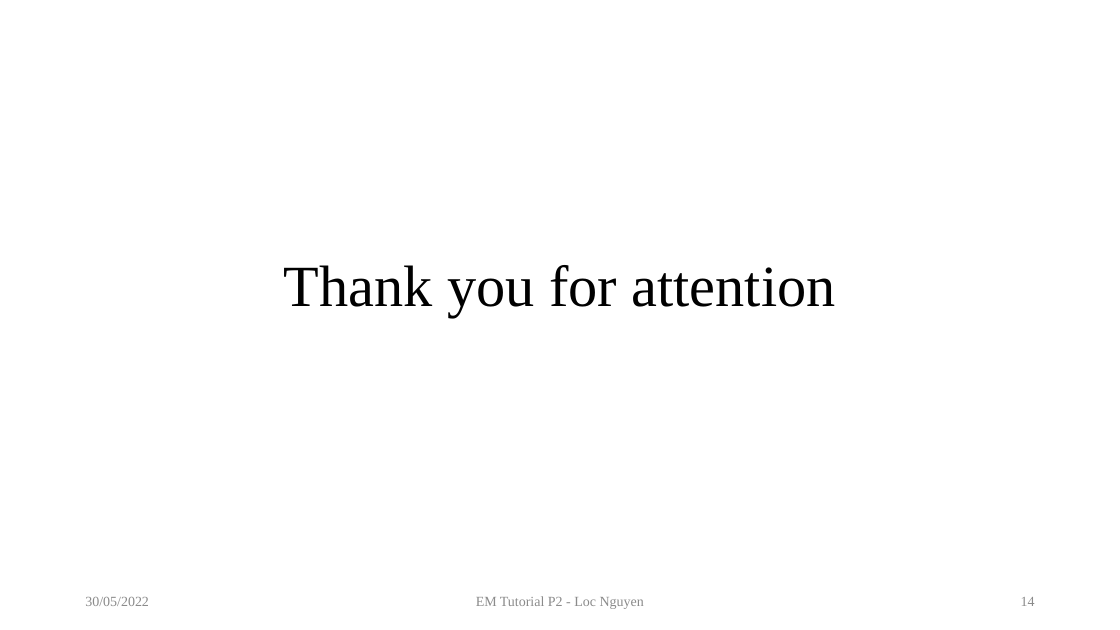
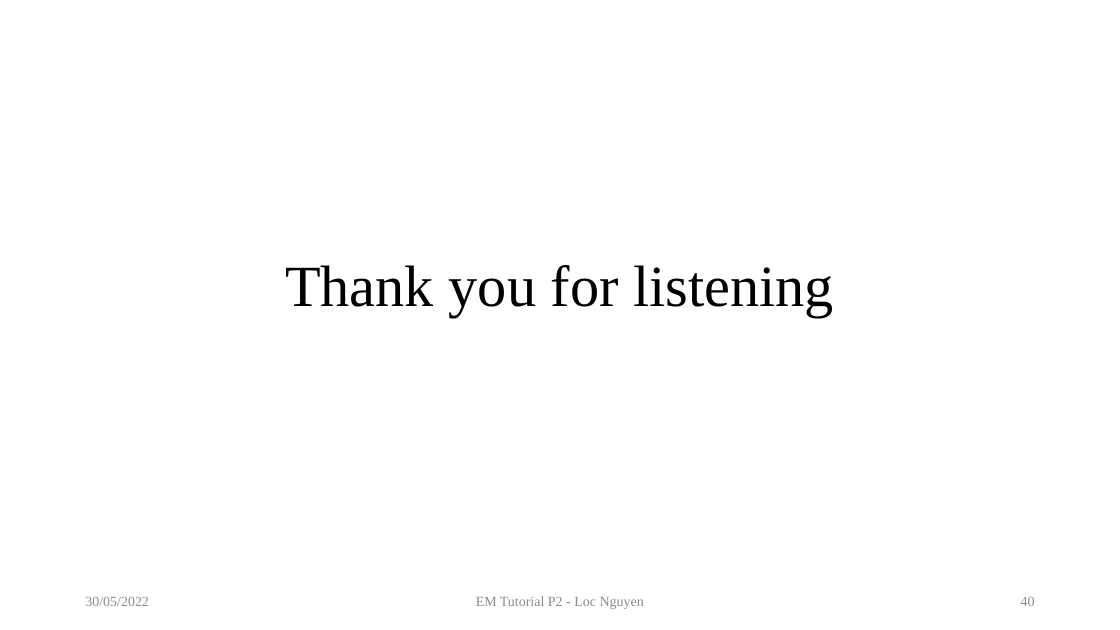
Before and after one commit to ngphloc/double-light, a slide deck: slide 40 of 3_implementation/08.TutorialOnEM/artifact/TutorialOnEM-02.pptx (slide 14 before the commit). Drawn at 1120x630 pixels with LibreOffice and Linux fonts; fonts in the diff are those of the drawing. Boxes give left, top, right and bottom in pixels: in the first picture for what was removed or moved away, otherwise in the second. Text is boxed around its words. In the diff, an @@ line names an element or a change of style, - is before the commit and + after.

```diff
--- a/3_implementation/08.TutorialOnEM/artifact/TutorialOnEM-02.pptx
+++ b/3_implementation/08.TutorialOnEM/artifact/TutorialOnEM-02.pptx
@@ title at box(285, 265, 834, 317): text changed @@
-Thank you for attention
+Thank you for listening
@@ page number at box(1021, 597, 1035, 606): text changed @@
-14
+40
```
Also in this commit, not shown: 3 other slides changed, 26 slides added.
